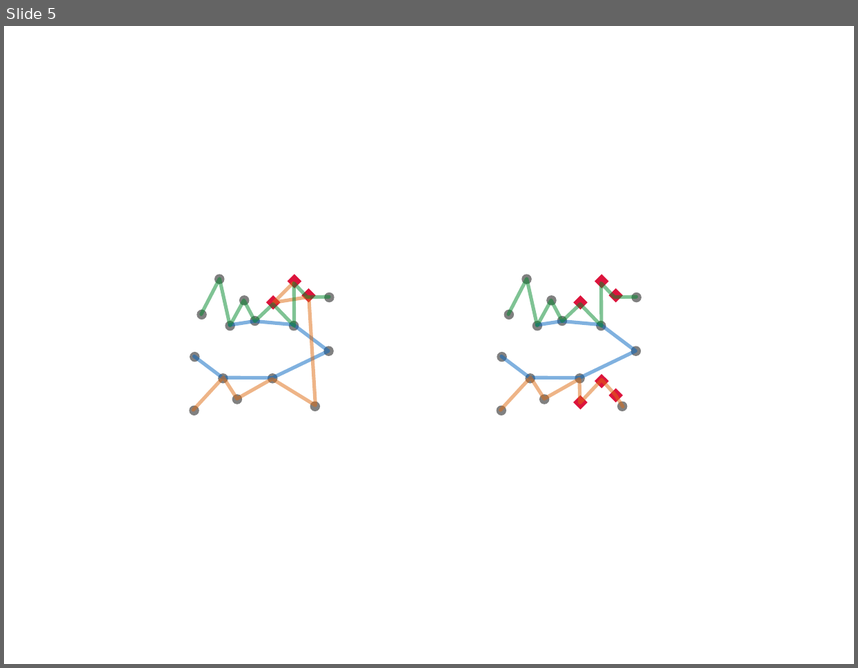
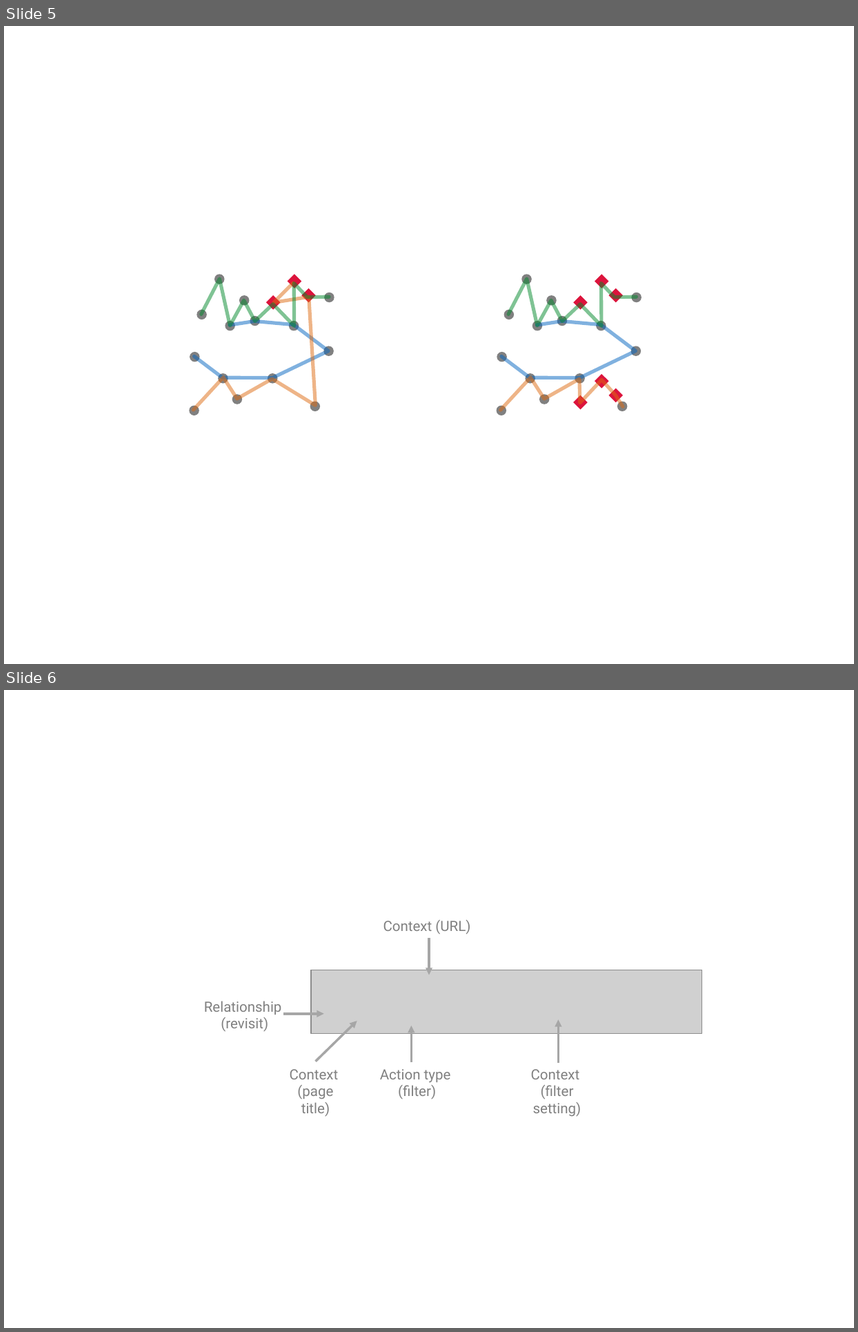
Before and after one commit to phongvis/thesis, a slide deck: Figs/figures.pptx. Shown one above the other, each under a label of ours: slide 5 before the commit, slides 5 and 6 after it. The pictures are 858x668 and 858x1332 pixels, drawn with LibreOffice and Linux fonts; fonts in the diff are those of the drawing; grey boxes stand for pictures. Boxes give left, top, right and bottom in pixels: in the first picture for what was removed or moved away, otherwise in the second. Text is boxed around its words. In the diff, an @@ line names an element or a change of style, - is before the commit and + after.

```diff
--- a/Figs/figures.pptx
+++ b/Figs/figures.pptx
@@ slide 6 added at box(4, 690, 854, 1328), background #FFFFFF @@
@@ text added at box(383, 920, 470, 934), 12 pt, text #808080 @@
+Context (URL)
@@ arrow added from (429, 938) to (429, 975), #A6A6A6 2 pt @@
@@ picture added at box(311, 969, 702, 1032) @@
@@ text added at box(204, 1000, 282, 1032), 12 pt, text #808080 @@
+Relationship
+(revisit)
@@ arrow added from (283, 1014) to (323, 1014), #A6A6A6 2 pt @@
@@ arrow added from (316, 1061) to (357, 1021), #A6A6A6 2 pt @@
@@ arrow added from (558, 1063) to (558, 1020), #A6A6A6 2 pt @@
@@ arrow added from (411, 1063) to (411, 1026), #A6A6A6 2 pt @@
@@ text added at box(290, 1069, 339, 1116), 12 pt, text #808080 @@
+Context
+(page title)
@@ text added at box(380, 1069, 451, 1098), 12 pt, text #808080 @@
+Action type
+(filter)
@@ text added at box(531, 1069, 582, 1116), 12 pt, text #808080 @@
+Context
+(filter setting)
```
Also in this commit, not shown: 55 other files.
